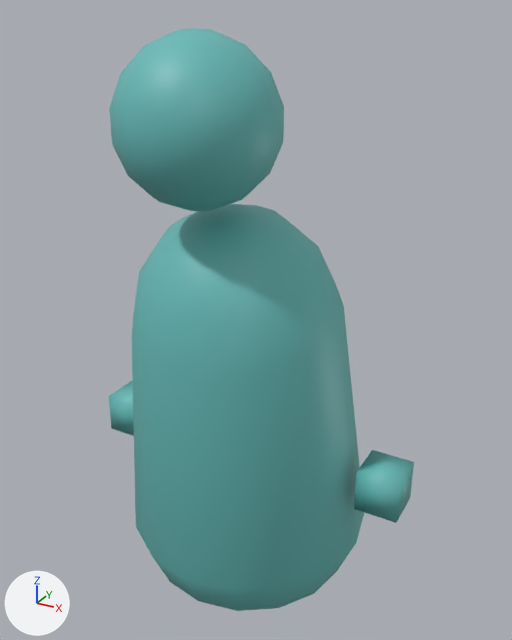
The Blender file Assets/Art/Models/Unit/Giant Base.blend, before and after one commit.
Both versions are drawn from a 50 mm lens placed at (3.68, -6.51, 6.96), pointed at (0.09, 0.01, 3.69). Arrows for +X, +Y and +Z are at lower left; the lights stay in place.

Objects in the first picture: 'Base', 'Left Hand', 'Right Hand'.
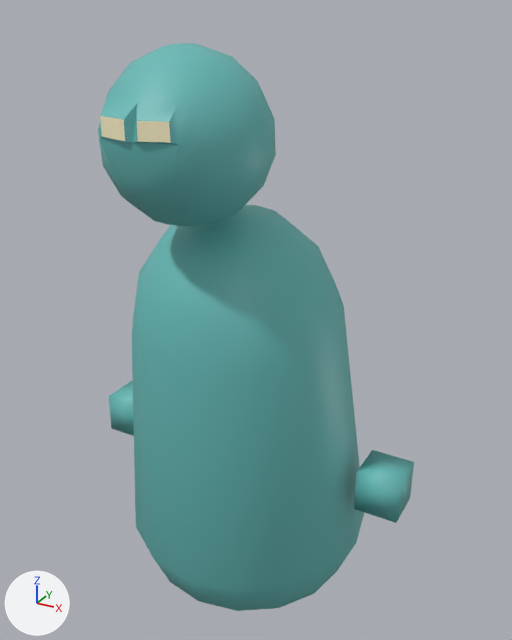
What changed in the scene script:
```text
Change me_base:
    used by ob_base; location = (0.0, 0.0, 0.0)
    remove me_base.from_pydata(...)  # 260 vertices, 288 faces; spans x -1.47..1.47, y -1.72..1.47, z -0.15..6.8
    add me_base.from_pydata(...)  # 268 vertices, 296 faces; spans x -1.47..1.47, y -1.92..1.47, z -0.15..6.68
    me_base part 1
    128 vertices are removed from x -0.78..0.78, y -1.72..-0.15, z 5.2..6.8
    144 faces are deleted
    2 vertices move from x -0.25..0.67, y -1.55..-0.93, z 5.56..6.44 to x 0.0, y -1.32..-1.18, z 5.09..6.65
    122 vertices are added at x -0.78..0.78, y -1.92..-0.33, z 5.09..6.68
    14 new vertices lie (0.0, 0.03, -0.31) away from vertices in x -0.78..0.78, y -1.89..-0.33, z 5.97..6.11
    152 new faces join them
```

Pixel boxes (x1, y1, x2, y2) of what changed, in the pictures (512 x 640 px; the box of a moved part takes in the faces that stretch with it):
'Base', reshaped: before (109, 28, 364, 611); after (98, 43, 364, 611)
part 1 of me_base, moved or reshaped: before (109, 28, 284, 211); after (98, 43, 276, 227)
